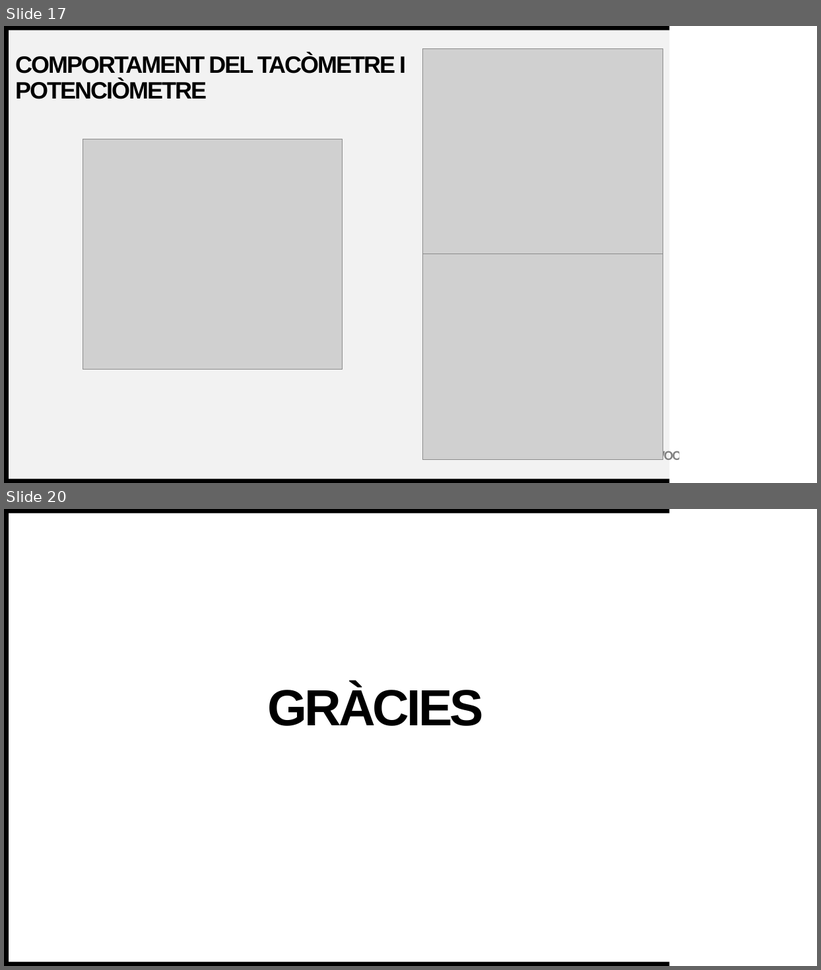
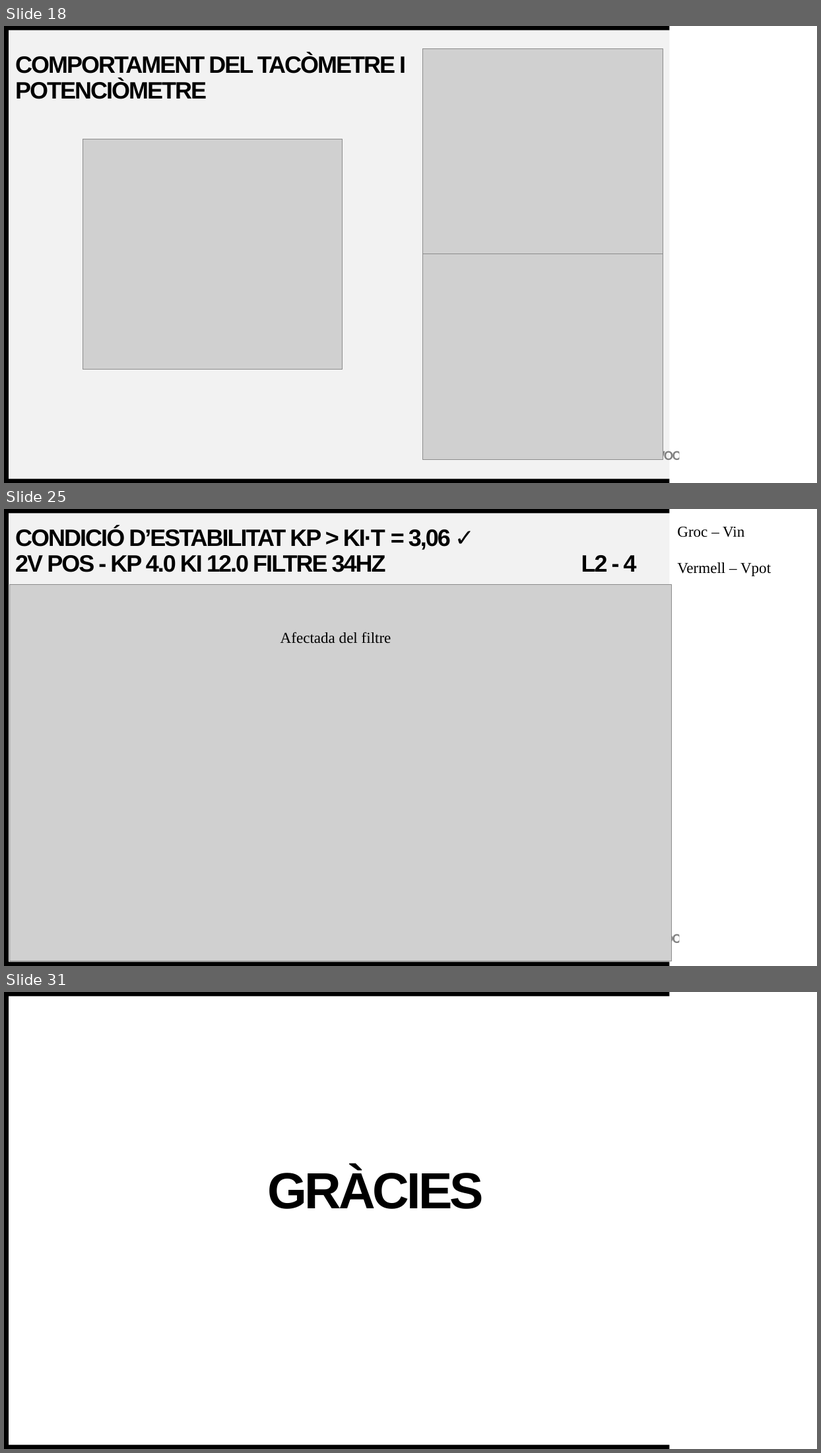
Before and after one commit to Argyrum/TFG-Control, a slide deck: Presentacions/Resultats de l’Anàlisi de la Planta de DS - Compendi 1-4 .pptx. Shown one above the other, each under a label of ours: slides 17 and 20 before the commit, slides 18, 25 and 31 after it; the slides between them are not shown. The pictures are 821x970 and 821x1453 pixels, drawn with LibreOffice and Linux fonts; fonts in the diff are those of the drawing; grey boxes stand for pictures. Boxes give left, top, right and bottom in pixels: in the first picture for what was removed or moved away, otherwise in the second. Text is boxed around its words. In the diff, an @@ line names an element or a change of style, - is before the commit and + after.

```diff
--- a/Presentacions/Resultats de l’Anàlisi de la Planta de DS - Compendi 1-4 .pptx
+++ b/Presentacions/Resultats de l’Anàlisi de la Planta de DS - Compendi 1-4 .pptx
@@ slide 25 added at [4, 509, 817, 966], background #FFFFFF; not listed: 6 template elements that a slide beside it also shows @@
@@ title added at [15, 527, 637, 572], 28 pt, text #000000, bold @@
+CONDICIÓ D’ESTABILITAT KP > KI∙Τ = 3,06 ✓
+2V POS - KP 4.0 KI 12.0 FILTRE 34HZ L2 - 4
@@ text added at [677, 526, 771, 576], 18 pt, text #000000 @@
+Groc – Vin
+Vermell – Vpot
@@ picture added at [9, 584, 672, 962] @@
@@ text added at [281, 632, 391, 644], 18 pt, text #000000 @@
+Afectada del filtre
@@ rectangle added at [679, 927, 817, 966], fill #FFFFFF @@
@@ what was slide 17 is now slide 18 @@
@@ what was slide 20 is now slide 31 @@
```
Also in this commit, not shown: 1 slide changed, 10 other slides added, 2 other files.
